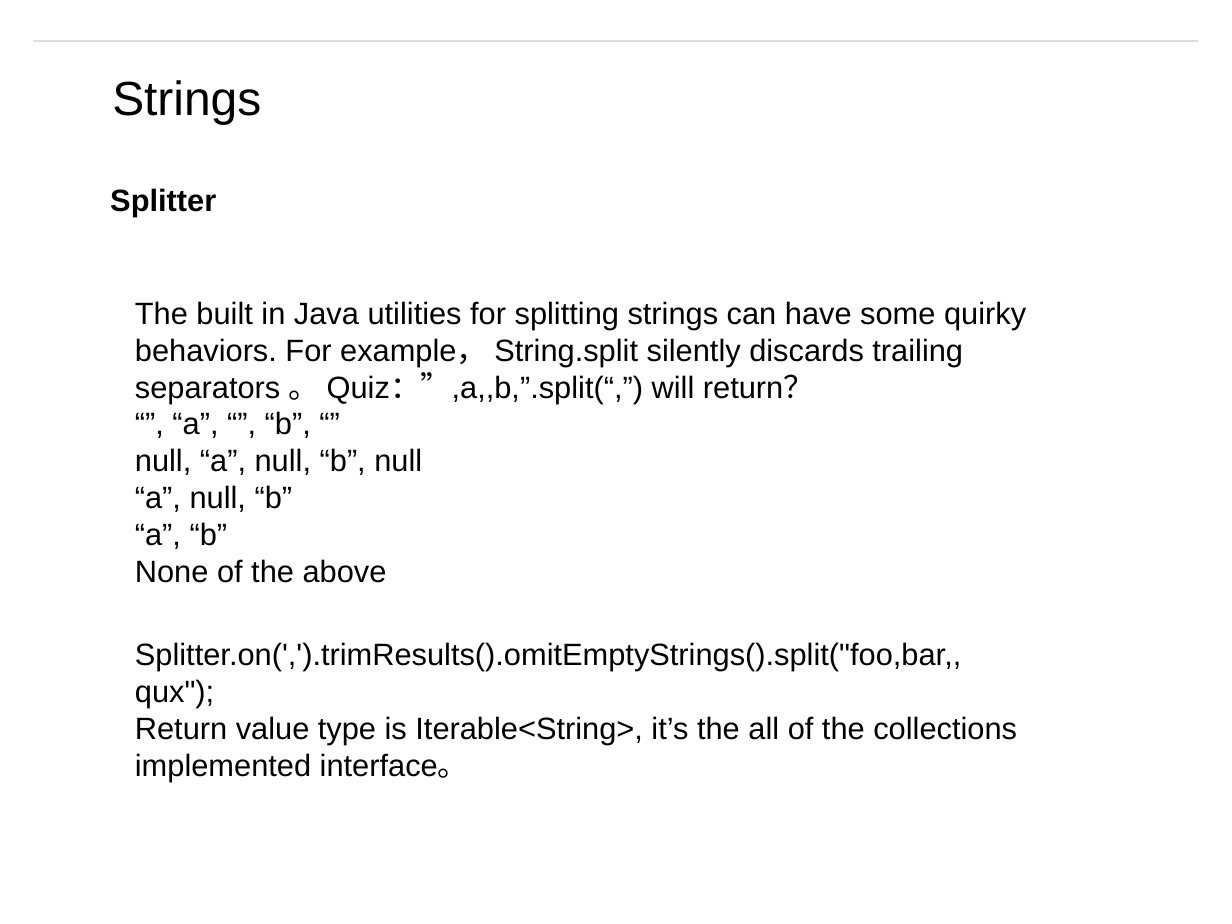
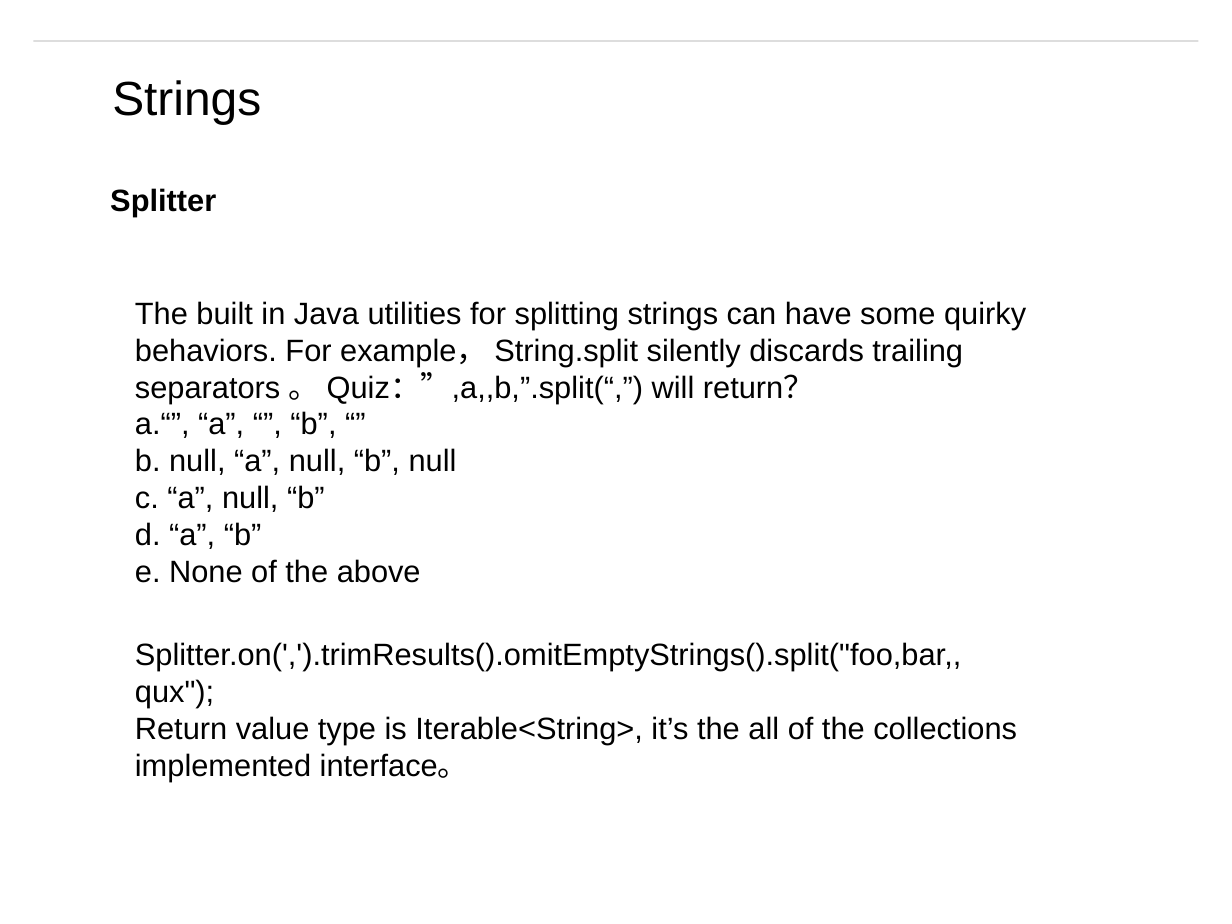
Before and after one commit to matt19870107/Guava, a slide deck: slide 38 of Guava - English.pptm. Drawn at 1232x924 pixels with LibreOffice and Linux fonts; fonts in the diff are those of the drawing; background and template pictures are left out. Boxes give left, top, right and bottom in pixels: in the first picture for what was removed or moved away, otherwise in the second. Text is boxed around its words. In the diff, an @@ line names an element or a change of style, - is before the commit and + after.

```diff
--- a/Guava - English.pptm
+++ b/Guava - English.pptm
@@ text at bbox=[135, 411, 457, 583]: text changed @@
-“”, “a”, “”, “b”, “”
-null, “a”, null, “b”, null
-“a”, null, “b”
-“a”, “b”
-None of the above
+a.“”, “a”, “”, “b”, “”
+b. null, “a”, null, “b”, null
+c. “a”, null, “b”
+d. “a”, “b”
+e. None of the above
```
Also in this commit, not shown: 9 other slides changed, 1 other file.
